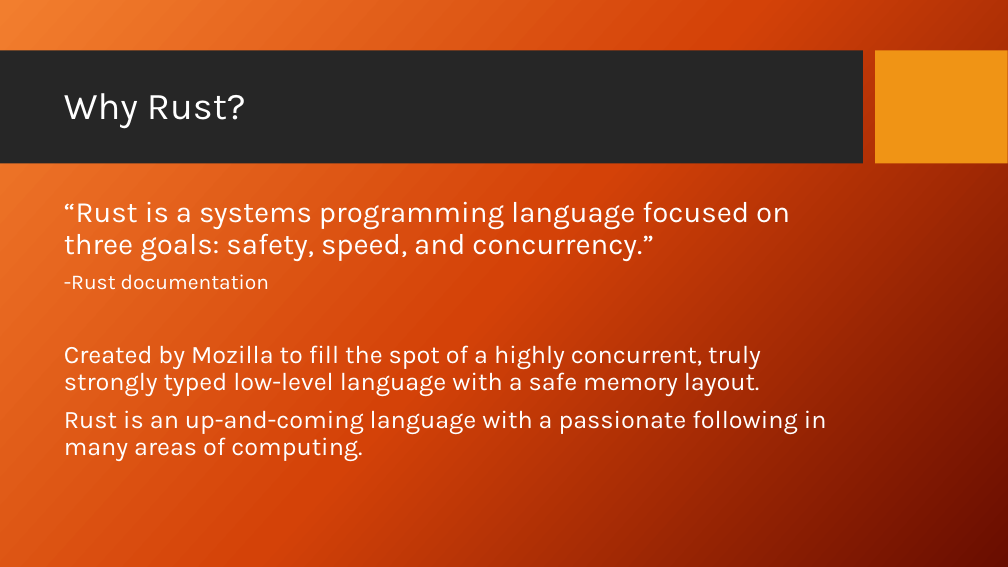
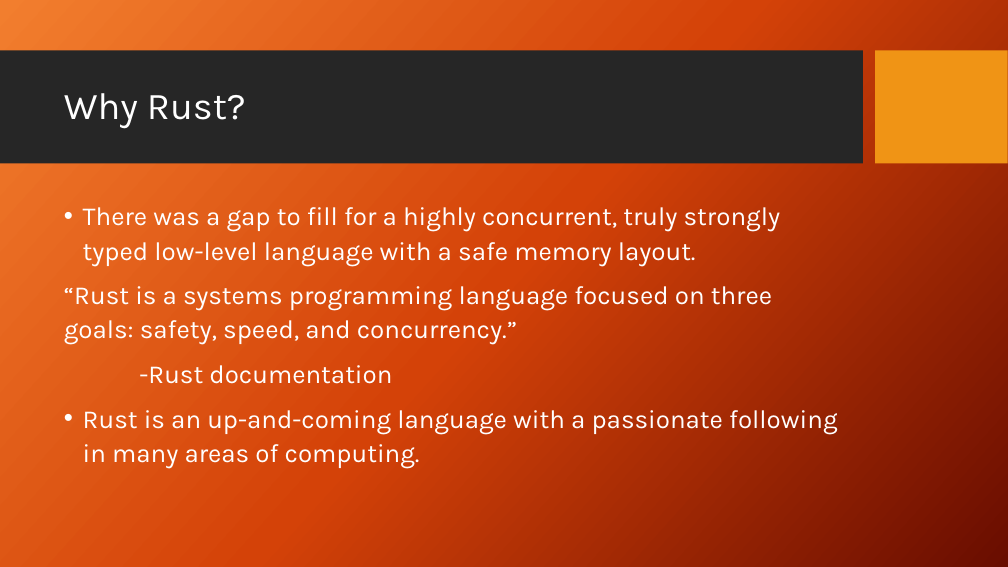
Before and after one commit to DaniloHP/csc372project1, a slide deck: slide 4 of Rust.pptx. Drawn at 1008x567 pixels with LibreOffice and Linux fonts; fonts in the diff are those of the drawing; background and template pictures are left out. Boxes give left, top, right and bottom in pixels: in the first picture for what was removed or moved away, otherwise in the second. Text is boxed around its words. In the diff, an @@ line names an element or a change of style, - is before the commit and + after.

Commit message:
rust pptx updated after first run through

```diff
--- a/Rust.pptx
+++ b/Rust.pptx
@@ text at bbox=[83, 207, 780, 266]: paragraph added @@
+• There was a gap to fill for a highly concurrent, truly strongly typed low-level language with a safe memory layout.
@@ text at bbox=[64, 286, 837, 469]: size 28 to 24.6 pt in "“Rust is a systems programming language focused ..."; size 20 to 24.6 pt in "-Rust documentation"; size 24 to 24.6 pt in "Rust is an up-and-coming language with a ..."; line spacing 0.9 to 1.1; bullet none to • @@
@@ text at bbox=[64, 345, 761, 396]: paragraph removed @@
-Created by Mozilla to fill the spot of a highly concurrent, truly strongly typed low-level language with a safe memory layout.
```
